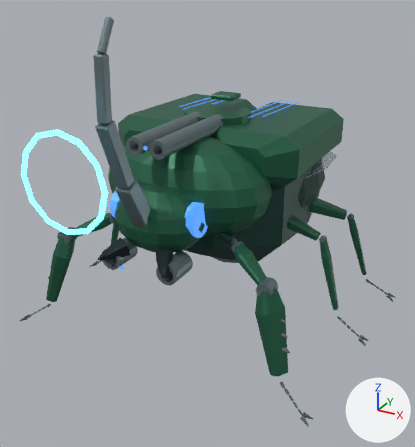
The Blender file out/combat_reference/m07/m07.blend as it was, and as the next commit left it.
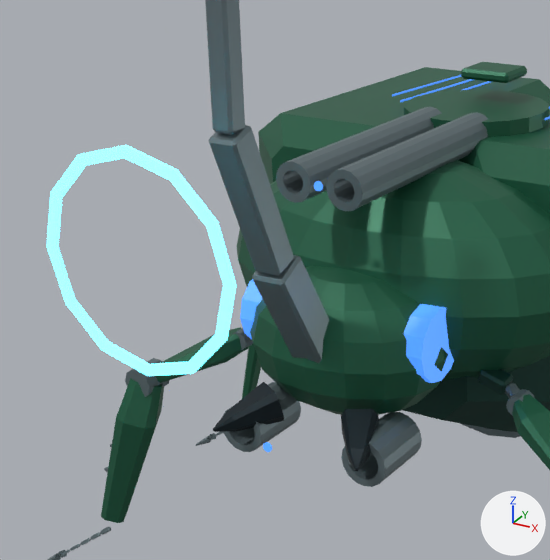
Each version is shown whole from a 50 mm lens placed at (3.45, -6.52, 4.54), pointed at (0.19, -0.6, 1.58), then close up on the part from 0% to 61% of the width and 14% to 71% of the height. Every picture has the same lights, and +X, +Y and +Z are marked at lower right. The last two pictures show the newer version. Both versions are drawn at frame 22 of the action 'm07:flight_heavy:fx_heavy_wake'; the numbers are the values there.

Names of what the first close-up shows: 'Combat compression annulus.001', 'Dorsal central twin AA turret', 'Insect head directly on thorax', 'Insect pronotum no neck', 'Insect tibia.001', 'Large curved metallic rhinoceros horn', 'Large curved metallic rhinoceros horn.001', 'Shared heavy protective elytron', 'Shared heavy protective elytron.001', 'Shared sealed ventral hull', 'Twin 35mm anti-aircraft open barrel', 'Twin 35mm anti-aircraft open barrel.001' and 26 more.
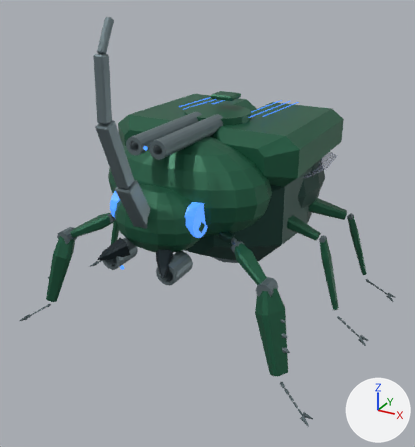
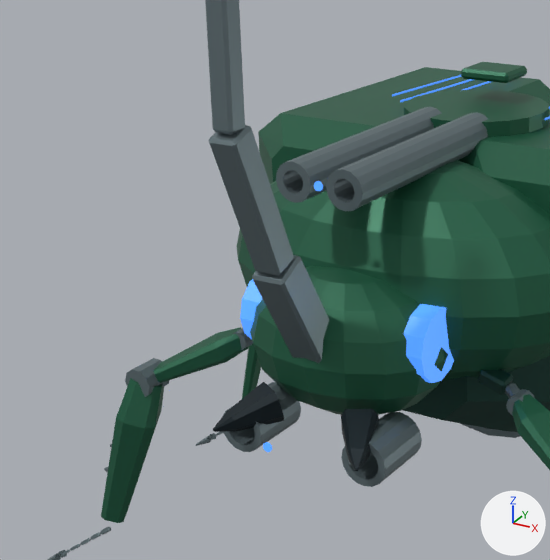
ob_fx_heavy_wake is not drawn itself; it is the parent of ob_combat_compression_annulus_001.

Boxes [x1, y1, x2, y2] around the edits, measured in the close-ups (550 x 560 px):
'Combat compression annulus.001', deleted
    before: [46, 145, 236, 376]

The change, as a list of edits to the scene's bpy script:
```text
Change ob_fx_heavy_wake:
    ob_fx_heavy_wake.location: (0.0, -1.291, 0.0) -> (0.0, 0.534, 0.0)
    ob_fx_heavy_wake.scale: (0.789, 0.789, 0.789) -> (0.0199, 0.0199, 0.0199)
Remove ob_combat_compression_annulus_001:
    ob_combat_compression_annulus_001 = bpy.data.objects.new('Combat compression annulus.001', me_combat_compression_annulus_001)
    ob_combat_compression_annulus_001.parent = ob_fx_heavy_wake
    ob_combat_compression_annulus_001.location = (0.0, 0.0, 0.0)
```
